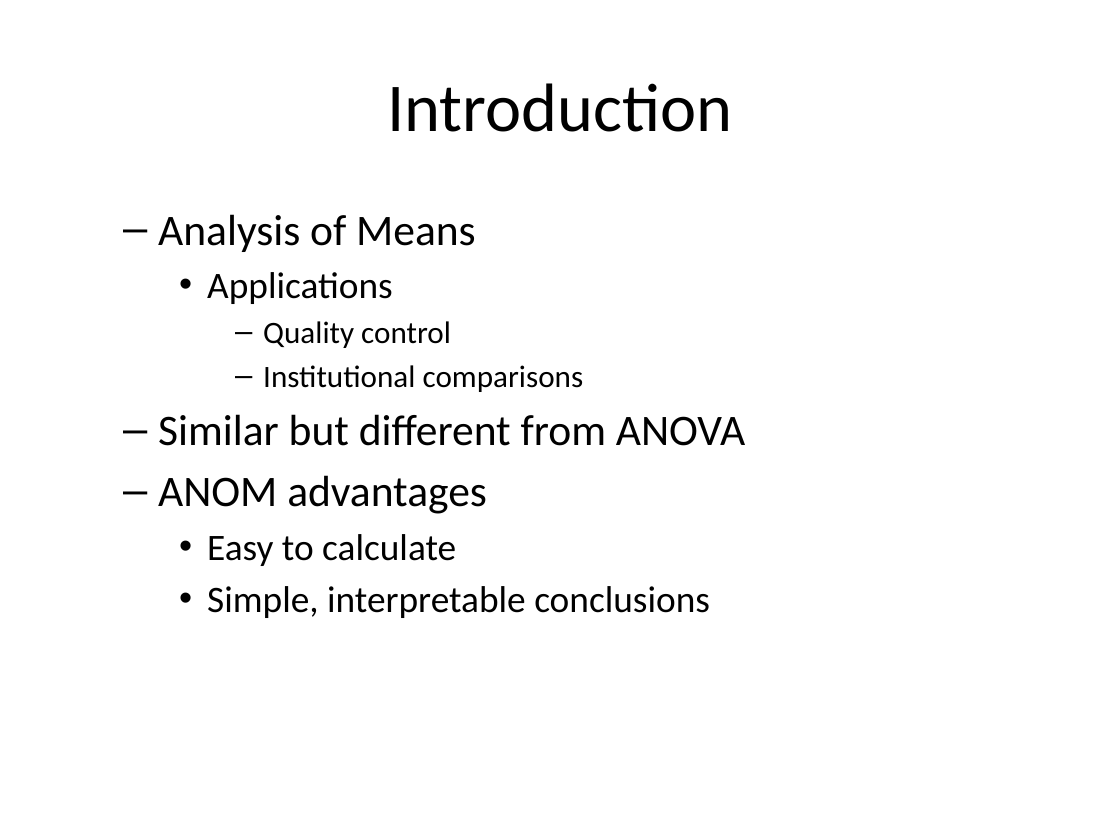
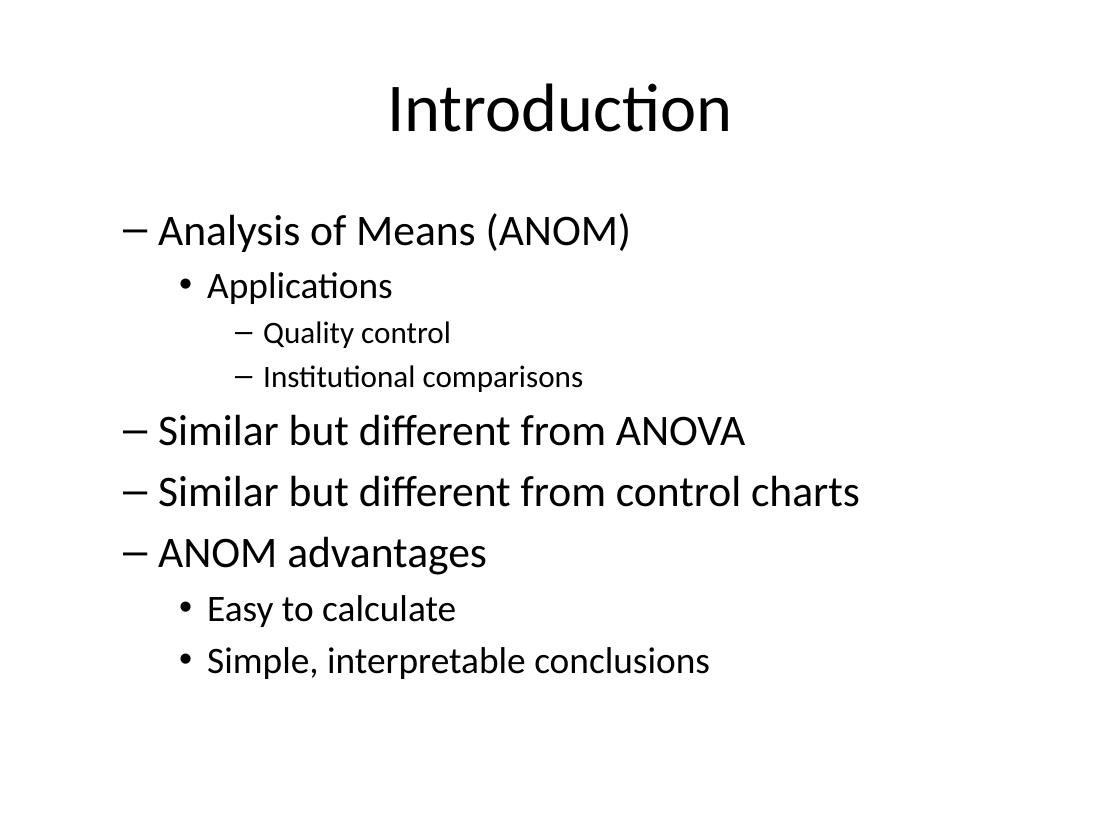
Before and after one commit to pmean/papers-and-presentations, a slide deck: slide 2 of anom/anom-talk.pptx. Drawn at 1120x840 pixels with LibreOffice and Linux fonts; fonts in the diff are those of the drawing. Boxes give left, top, right and bottom in pixels: in the first picture for what was removed or moved away, otherwise in the second. Text is boxed around its words. In the diff, an @@ line names an element or a change of style, - is before the commit and + after.

Commit message:
Added example to anom-talk

```diff
--- a/anom/anom-talk.pptx
+++ b/anom/anom-talk.pptx
@@ text at [158,213,632,252]: text changed @@
-  – Analysis of Means
+  – Analysis of Means (ANOM)
@@ text at [158,475,860,507]: paragraph added @@
+  – Similar but different from control charts
```
Also in this commit, not shown: 1 other slide changed, 19 slides added, 12 other files.
